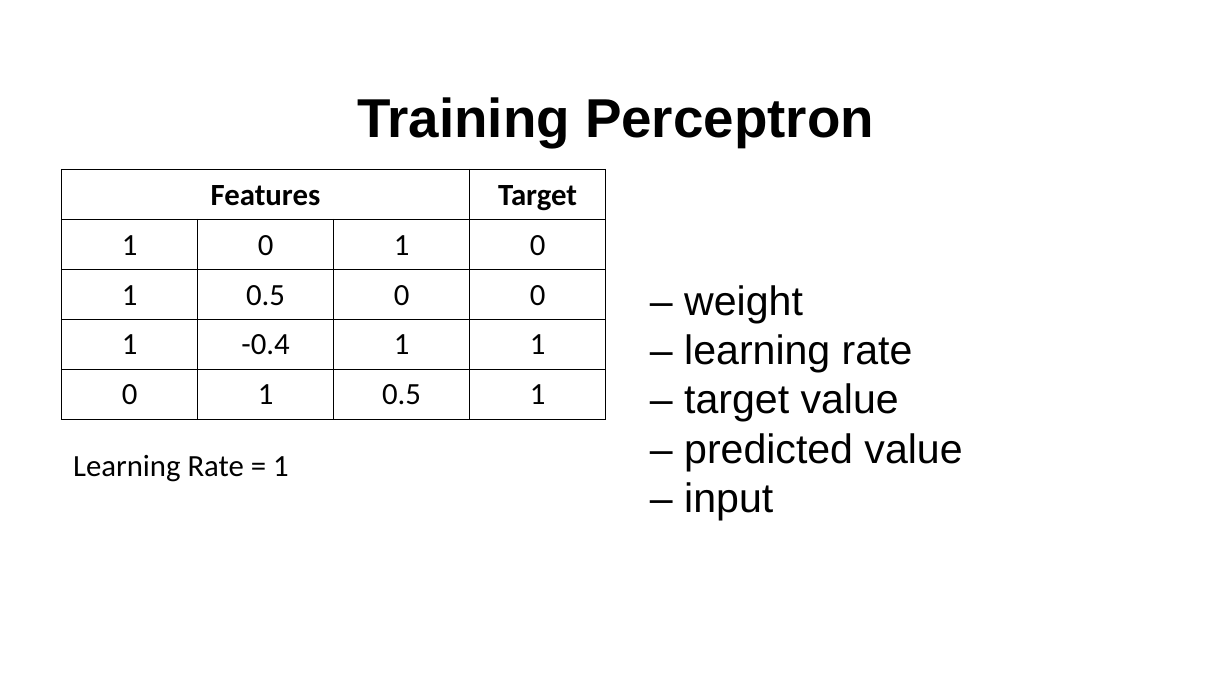
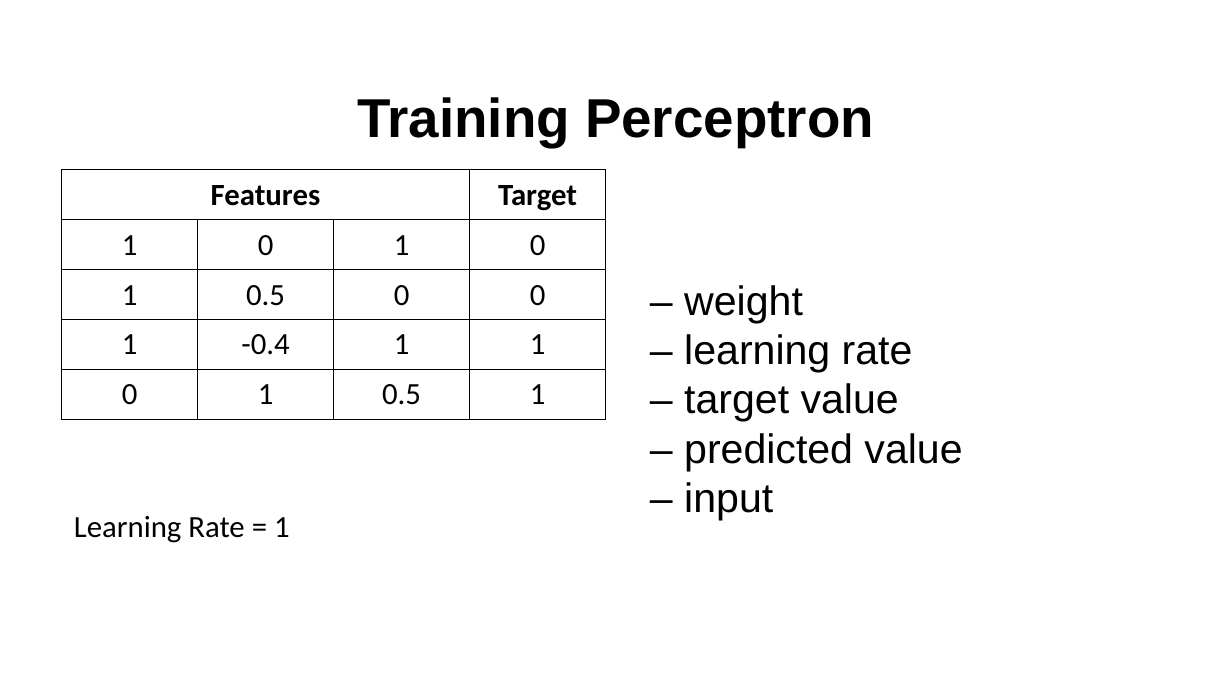
Before and after one commit to fbsmith/sciantix-official, a slide deck: slide 11 of presentations/2026-02-20.pptx. Drawn at 1232x693 pixels with LibreOffice and Linux fonts; fonts in the diff are those of the drawing; background and template pictures are left out. Boxes give left, top, right and bottom in pixels: in the first picture for what was removed or moved away, otherwise in the second. Text is boxed around its words. In the diff, an @@ line names an element or a change of style, - is before the commit and + after.

Commit message:
Fixed presentation spacing

```diff
--- a/presentations/2026-02-20.pptx
+++ b/presentations/2026-02-20.pptx
@@ text "Learning Rate = 1": place and size @@
-text "Learning Rate = 1" at (73,455,289,482)
+text "Learning Rate = 1" at (74,516,290,543)
```
